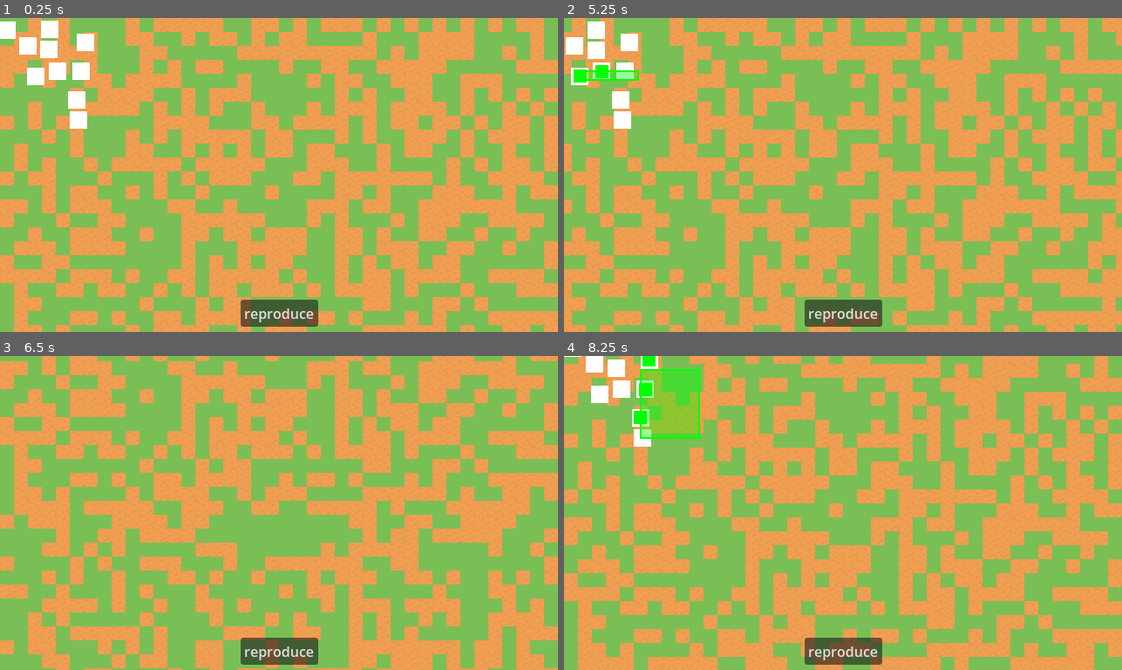
Above: before the commit, frames 1-4 (two rows, left to right).
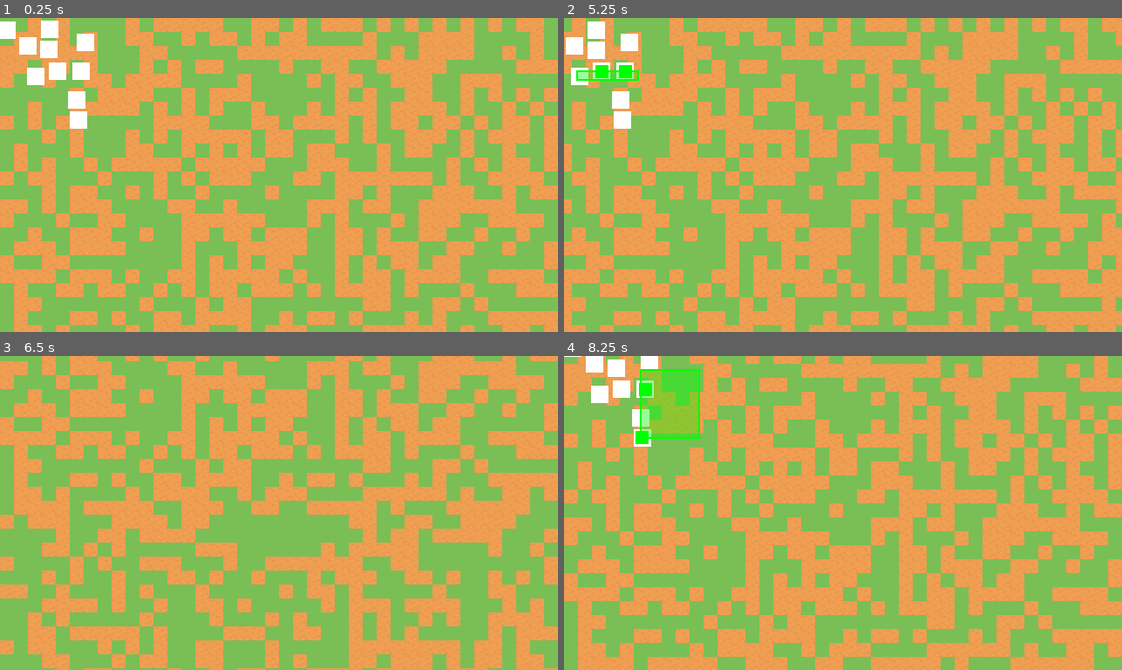
Above: after the commit, the same moments.

Repository: wheatgreaser/folkvalleygame
Game: Godot game, scene res://src/core/MainGame.tscn
The game is run twice, just before and just after one commit, with the same random seed, the same clock (stepped at 60 frames per second) and the same inputs. The project has no main scene, so this scene is started directly.
Inputs (mouse positions are in pixels of both pictures, inside the frame that each line leads up to):
- Up to frame 1 (0.25 s): no input
- Up to frame 2 (5.25 s): click (843, 313) at 0.5 s, where only the run before the commit has a clickable "reproduce"; tap Enter at 1.25 s; drag from (647, 43) to (642, 121) at 1.27 s; tap Space at 2 s; drag from (614, 30) to (642, 121) at 2.02 s; hold D (right) 2.78-3.5 s; click (642, 121) at 2.85 s; drag from (815, 237) to (675, 127) at 3.52 s; move the mouse to (1010, 222) at 4.27 s; hold A (left) 4.28-5 s; click (1010, 222) at 4.35 s; drag from (575, 71) to (759, 96) at 5.02 s
- Up to frame 3 (6.5 s): move the mouse to (33, 415) at 5.77 s; hold S (down) from 5.78 s (still down); click (33, 415) at 5.85 s
- Up to frame 4 (8.25 s): release S (down) at 6.5 s; drag from (759, 434) to (731, 528) at 6.52 s; move the mouse to (965, 497) at 7.27 s; hold W (up) 7.28-8 s; click (965, 497) at 7.35 s; drag from (642, 368) to (815, 575) at 8.02 s

The runs differ from the first frame. In frame 1, 1.2% of the frame differs, in the area x 43-58%, y 89-99%; in frame 2, 1.4%; in frame 3, 1.2%; in frame 4, 1.4%, in the area x 12-58%, y 0-99%.

Commit message:
fix: UI bug

Diff:
--- a/src/core/main_game.gd
+++ b/src/core/main_game.gd
@@ -40,9 +40,7 @@
 	level_root.add_child(level)
 
 func _load_UI () -> void:
-	var grow_button_scene : PackedScene = preload(GROW_UID)
-	var grow_button : Control = grow_button_scene.instantiate()
-	HUD_root.add_child(grow_button)
+	pass
 
 func _starting_soldiers() -> void:
 	var soldier_spawner_scene : PackedScene = preload(SOLDIER_SPAWNER)
--- a/src/gameplay/soldiers/soldier_behaviour.gd
+++ b/src/gameplay/soldiers/soldier_behaviour.gd
@@ -31,7 +31,7 @@
 
 
 func is_in_selection_box(box: Rect2):
-	return box.has_point(global_position)
+	return box.has_point(get_global_transform_with_canvas().origin)
 
 func select():
 	add_to_group('selected-units')
--- a/src/gameplay/ui/Selector.tscn
+++ /dev/null
@@ -1,8 +0,0 @@
-[gd_scene format=3 uid="uid://r6mkc8u6ueqk"]
-
-[ext_resource type="Script" uid="uid://clo37fsj1w2kg" path="res://src/gameplay/ui/selector.gd" id="1_xq805"]
-
-[node name="Selector" type="Control" unique_id=1616477659]
-layout_mode = 3
-anchors_preset = 0
-script = ExtResource("1_xq805")
--- /dev/null
+++ b/src/gameplay/ui/player_menu/player_menu.gd
@@ -0,0 +1,11 @@
+extends Control
+
+
+# Called when the node enters the scene tree for the first time.
+func _ready() -> void:
+	pass # Replace with function body.
+
+
+# Called every frame. 'delta' is the elapsed time since the previous frame.
+func _process(delta: float) -> void:
+	pass
--- /dev/null
+++ b/src/gameplay/ui/player_menu/player_menu.tscn
@@ -0,0 +1,12 @@
+[gd_scene format=3 uid="uid://dvmvcg53ul413"]
+
+[ext_resource type="Script" uid="uid://b4ls8mfynwrr2" path="res://src/gameplay/ui/player_menu/player_menu.gd" id="1_sxc4h"]
+
+[node name="PlayerMenu" type="Control" unique_id=207521941]
+layout_mode = 3
+anchors_preset = 15
+anchor_right = 1.0
+anchor_bottom = 1.0
+grow_horizontal = 2
+grow_vertical = 2
+script = ExtResource("1_sxc4h")
--- /dev/null
+++ b/src/gameplay/ui/selection/Selector.tscn
@@ -0,0 +1,8 @@
+[gd_scene format=3 uid="uid://r6mkc8u6ueqk"]
+
+[ext_resource type="Script" uid="uid://clo37fsj1w2kg" path="res://src/gameplay/ui/selection/selector.gd" id="1_b61f2"]
+
+[node name="Selector" type="Control" unique_id=1616477659]
+layout_mode = 3
+anchors_preset = 0
+script = ExtResource("1_b61f2")
Renamed: src/gameplay/ui/grow.gd -> src/gameplay/ui/player_menu/grow.gd
Renamed: src/gameplay/ui/grow.gd.uid -> src/gameplay/ui/player_menu/grow.gd.uid
Renamed: src/gameplay/ui/grow.tscn -> src/gameplay/ui/player_menu/grow.tscn
Not shown, added: src/gameplay/ui/player_menu/player_menu.gd.uid
Renamed: src/gameplay/ui/selector.gd -> src/gameplay/ui/selection/selector.gd
Renamed: src/gameplay/ui/selector.gd.uid -> src/gameplay/ui/selection/selector.gd.uid
